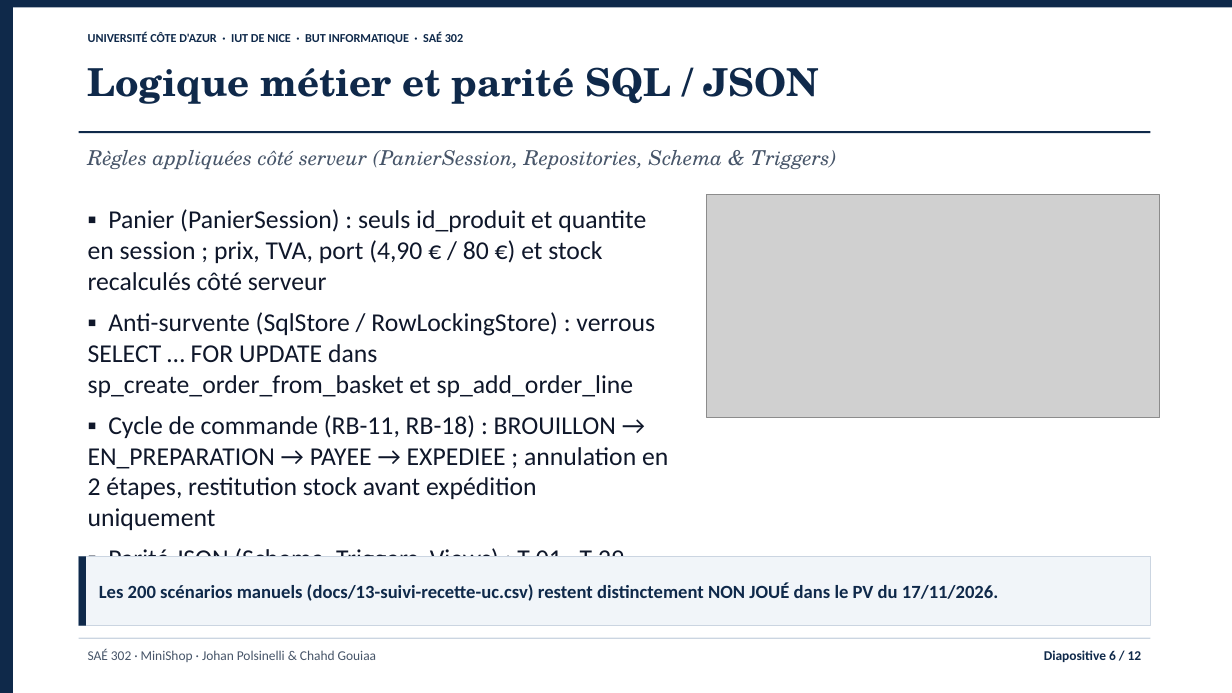
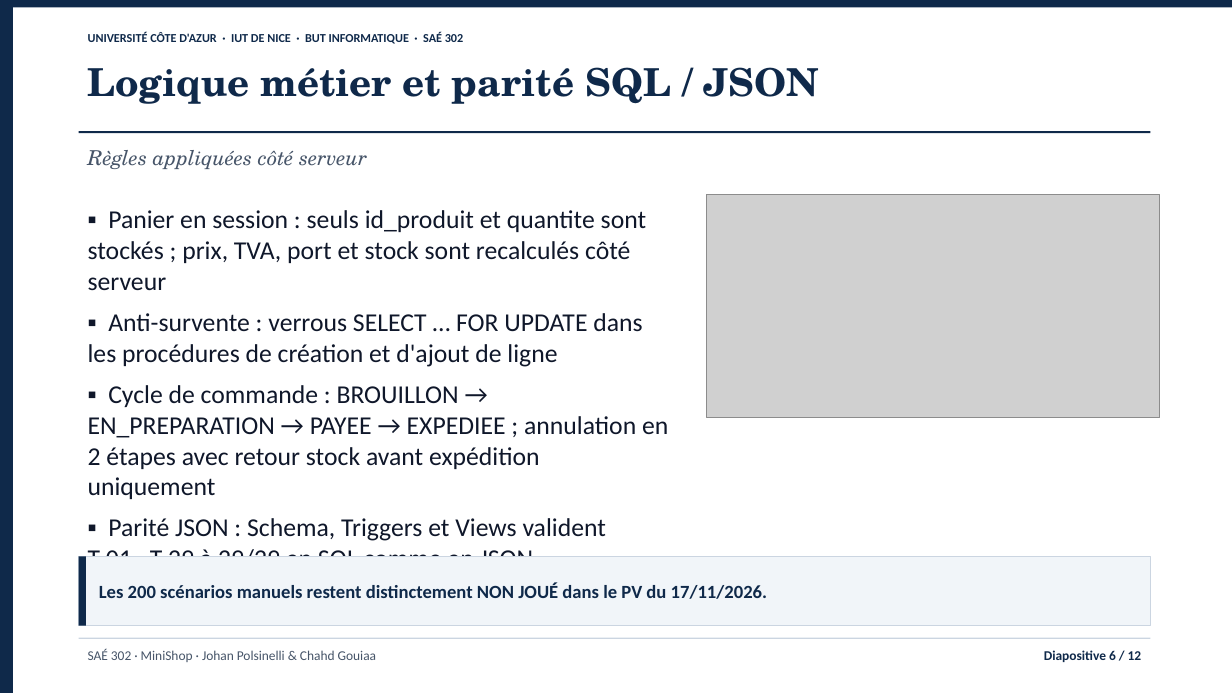
Before and after one commit to jojo8356/SAE-302, a slide deck: slide 6 of livrables/minishop-soutenance.pptx. Drawn at 1232x693 pixels with LibreOffice and Linux fonts; fonts in the diff are those of the drawing; grey boxes stand for pictures. Boxes give left, top, right and bottom in pixels: in the first picture for what was removed or moved away, otherwise in the second. Text is boxed around its words. In the diff, an @@ line names an element or a change of style, - is before the commit and + after.

Commit message:
docs: supprime les mentions entre parenthèses dans toutes les diapositives

```diff
--- a/livrables/minishop-soutenance.pptx
+++ b/livrables/minishop-soutenance.pptx
@@ text at (88, 150, 367, 169): text changed @@
-Règles appliquées côté serveur (PanierSession, Repositories, Schema & Triggers)
+Règles appliquées côté serveur
@@ text at (88, 210, 668, 556): text changed @@
-▪ Panier (PanierSession) : seuls id_produit et quantite en session ; prix, TVA, port (4,90 € / 80 €) et stock recalculés côté serveur
-▪ Anti-survente (SqlStore / RowLockingStore) : verrous SELECT … FOR UPDATE dans sp_create_order_from_basket et sp_add_order_line
-▪ Cycle de commande (RB-11, RB-18) : BROUILLON → EN_PREPARATION → PAYEE → EXPEDIEE ; annulation en 2 étapes, restitution stock avant expédition uniquement
-▪ Parité JSON (Schema, Triggers, Views) : T-01…T-29 validés 29/29 en SQL et en JSON
+▪ Panier en session : seuls id_produit et quantite sont stockés ; prix, TVA, port et stock sont recalculés côté serveur
+▪ Anti-survente : verrous SELECT … FOR UPDATE dans les procédures de création et d'ajout de ligne
+▪ Cycle de commande : BROUILLON → EN_PREPARATION → PAYEE → EXPEDIEE ; annulation en 2 étapes avec retour stock avant expédition uniquement
+▪ Parité JSON : Schema, Triggers et Views valident T-01…T-29 à 29/29 en SQL comme en JSON
@@ text in rectangle at (99, 583, 767, 599): text changed @@
-Les 200 scénarios manuels (docs/13-suivi-recette-uc.csv) restent distinctement NON JOUÉ dans le PV du 17/11/2026.
+Les 200 scénarios manuels restent distinctement NON JOUÉ dans le PV du 17/11/2026.
```
Also in this commit, not shown: 10 other slides changed, 4 other files.
